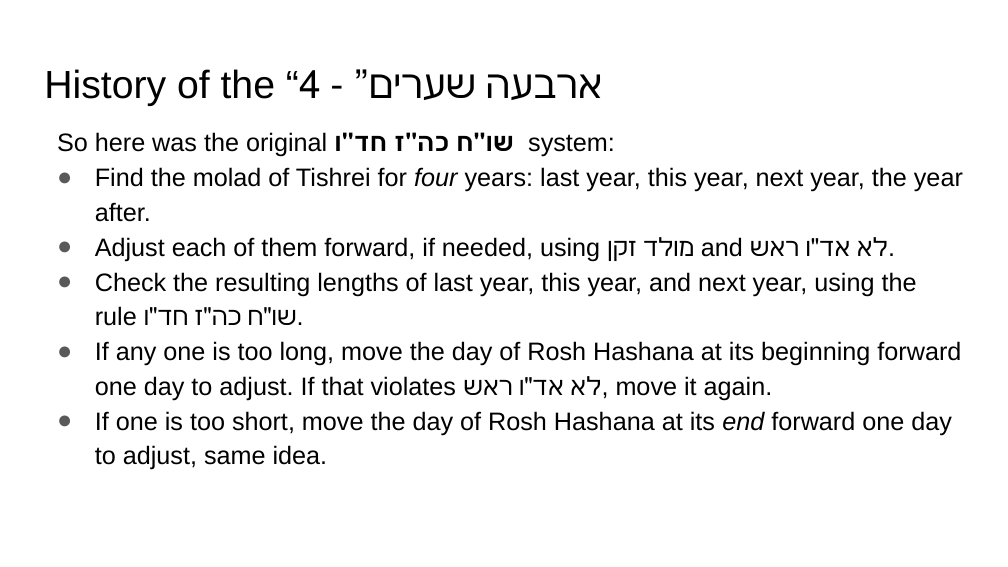
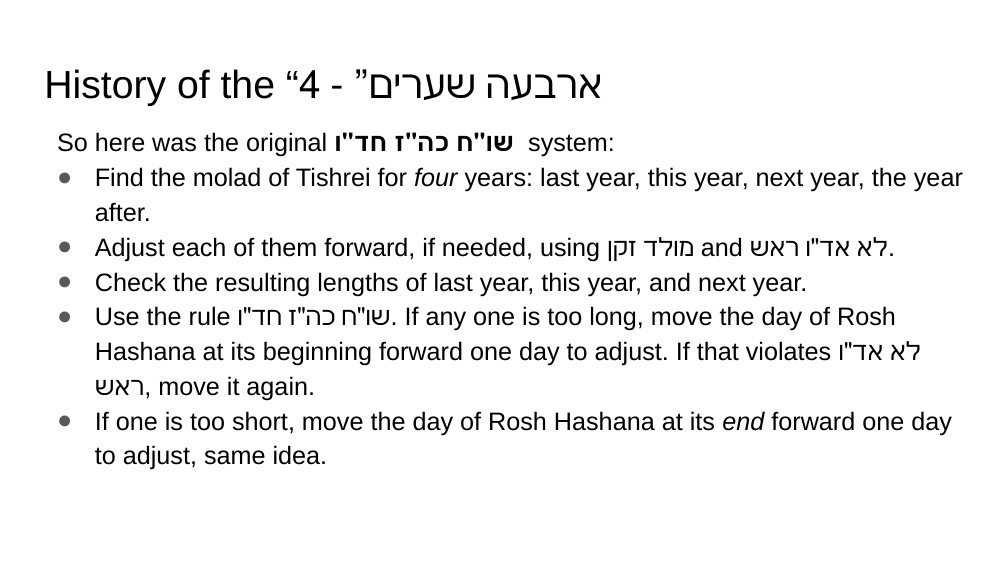
Before and after one commit to MichoelR/Keviyus, a slide deck: slide 8 of FourGates/FourGates.pptx. Drawn at 1008x567 pixels with LibreOffice and Linux fonts; fonts in the diff are those of the drawing. Boxes give left, top, right and bottom in pixels: in the first picture for what was removed or moved away, otherwise in the second. Text is boxed around its words. In the diff, an @@ line names an element or a change of style, - is before the commit and + after.

```diff
--- a/FourGates/FourGates.pptx
+++ b/FourGates/FourGates.pptx
@@ text at <box>95,272,921,401</box>: text changed @@
-● Check the resulting lengths of last year, this year, and next year, using the rule שו"ח כה"ז חד"ו.
-● If any one is too long, move the day of Rosh Hashana at its beginning forward one day to adjust. If that violates לא אד"ו ראש, move it again.
+● Check the resulting lengths of last year, this year, and next year.
+● Use the rule שו"ח כה"ז חד"ו. If any one is too long, move the day of Rosh Hashana at its beginning forward one day to adjust. If that violates לא אד"ו ראש, move it again.
```
Also in this commit, not shown: 24 other slides changed.
